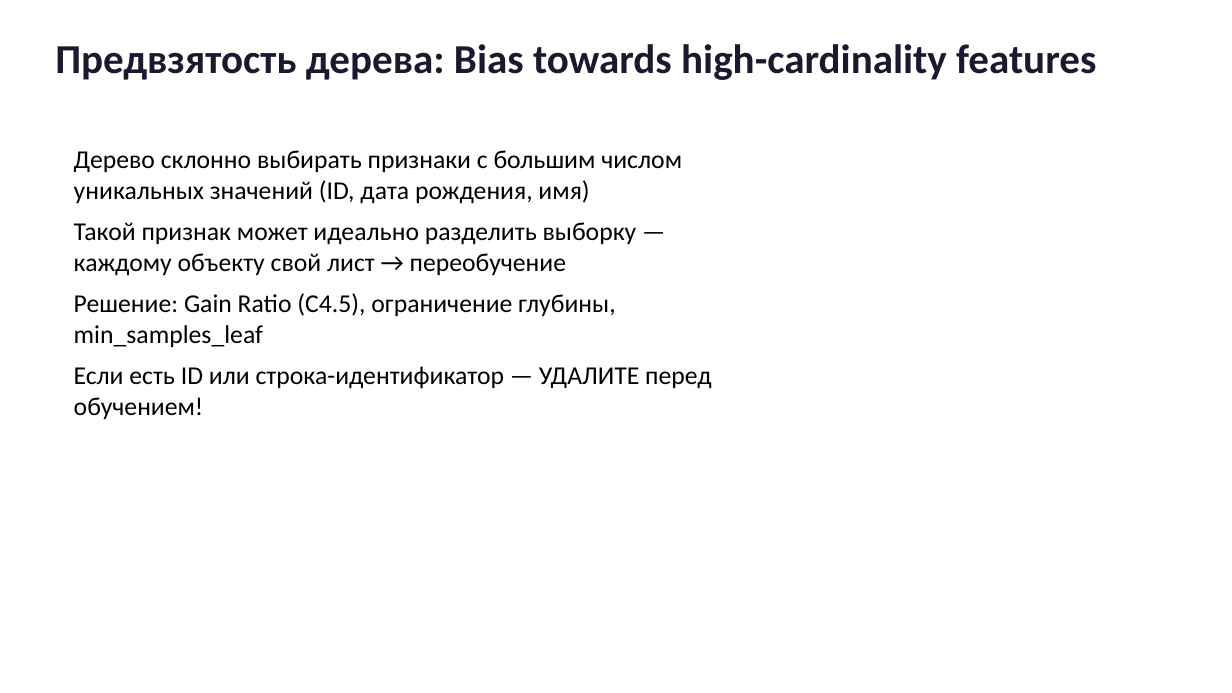
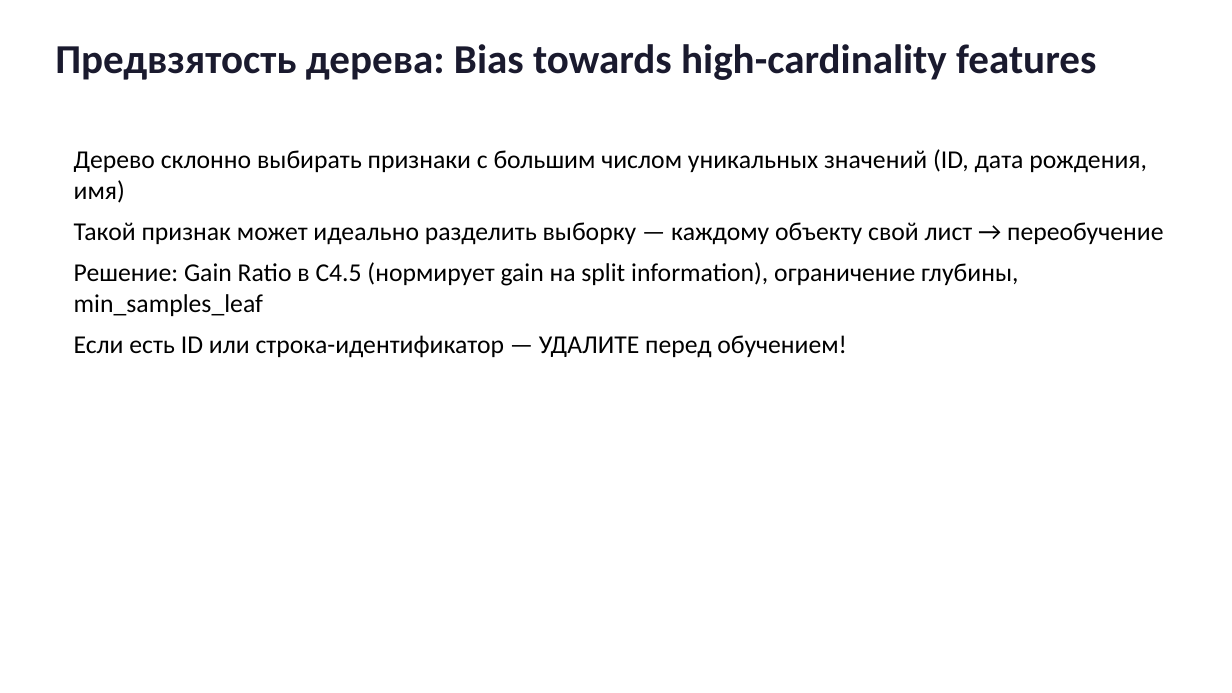
Before and after one commit to gurovic/ml-lessons, a slide deck: slide 10 of lessons/derevo_resheniy/presentation.pptx. Drawn at 1232x693 pixels with LibreOffice and Linux fonts; fonts in the diff are those of the drawing. Boxes give left, top, right and bottom in pixels: in the first picture for what was removed or moved away, otherwise in the second. Text is boxed around its words. In the diff, an @@ line names an element or a change of style, - is before the commit and + after.

```diff
--- a/lessons/derevo_resheniy/presentation.pptx
+++ b/lessons/derevo_resheniy/presentation.pptx
@@ text at (74, 262, 1018, 316): text changed @@
-Решение: Gain Ratio (C4.5), ограничение глубины, min_samples_leaf
+Решение: Gain Ratio в C4.5 (нормирует gain на split information), ограничение глубины, min_samples_leaf
```
Also in this commit, not shown: 15 other slides changed, 2 slides added, 2 slides removed, 45 other files.
